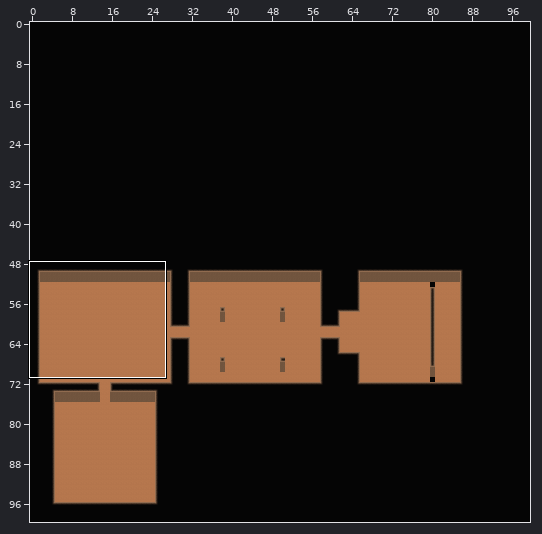
Level history. Tiled map: Workfiles/Map/ld33.tmx. Above: a wide view before the commit, with the close-up outlined.
Close-up. First the earlier version:
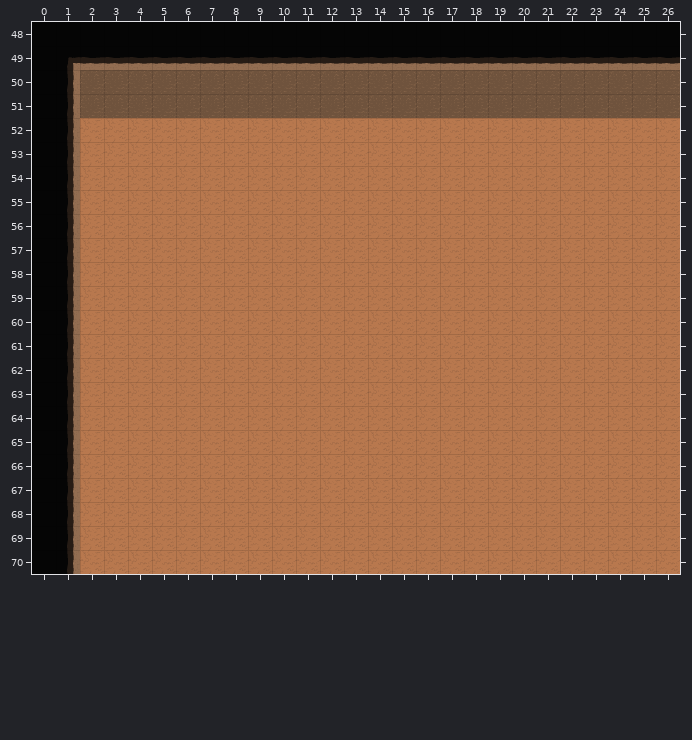
Cells are 64x64 px. Shown: x 0..26, y 48..70. The commit also changed other parts of the map, which this record leaves out.
And afterwards:
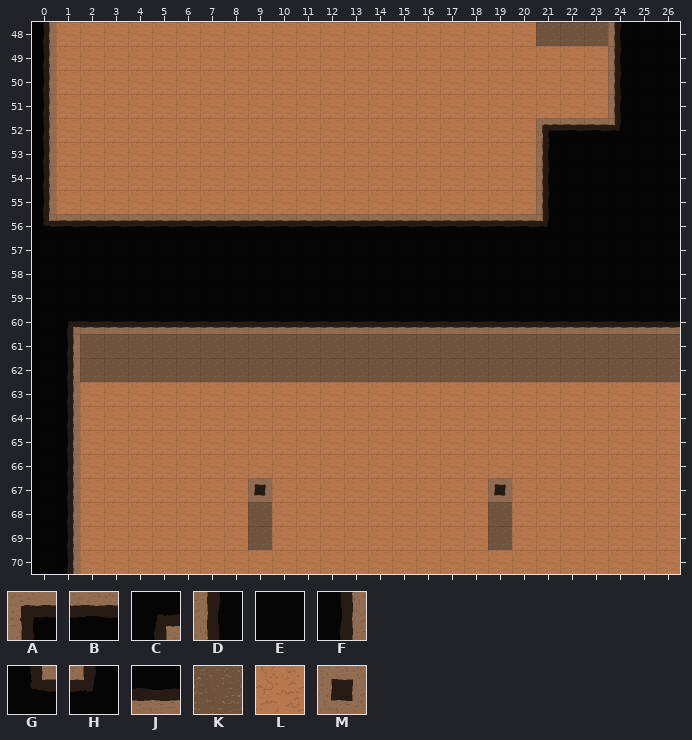
Key: from "tilesetLD33": A 8, B 9, C 11, D 16, E 17, F 18, G 19, H 20, J 25, K 32, L 34, M 40.
_ is an empty cell, . an unchanged one.
From old to new:
--- layer "Calque de Tile 1"
@@ x 0..26 @@
-48 EEEEEEEEEEEEEEEEEEEEEEEEE..
-49 ECJJJJJJJJJJJJJJJJJJJJJJJJJ
-50 EFKKKKKKKKKKKKKKKKKKKKKKKKK
-51 EFKKKKKKKKKKKKKKKKKKKKKKKKK
-52 EF...................LLLLLL
-53 EF...................LLLLLL
-54 EF...................LLLLLL
-55 EF...................LLLLLL
-56 EFLLLLLLLLLLLLLLLLLLLLLLLLL
-57 .FLLLLLLLLLLLLLLLLLLLLLLLLL
-58 .FLLLLLLLLLLLLLLLLLLLLLLLLL
-59 .FLLLLLLLLLLLLLLLLLLLLLLLLL
-60 .FLLLLLLLLLLLLLLLLLLLLLLLLL
-61 ..LLLLLLLLLLLLLLLLLLLLLLLLL
-62 ..LLLLLLLLLLLLLLLLLLLLLLLLL
+48 FLLLLLLLLLLLLLLLLLLLLKKKD..
+49 FLLLLLLLLLLLLLLLLLLLLLLLDEE
+50 FLLLLLLLLLLLLLLLLLLLLLLLDEE
+51 FLLLLLLLLLLLLLLLLLLLLLLLDEE
+52 FL...................ABBHEE
+53 FL...................DEEEEE
+54 FL...................DEEEEE
+55 FL...................DEEEEE
+56 GBBBBBBBBBBBBBBBBBBBBHEEEEE
+57 .EEEEEEEEEEEEEEEEEEEEEEEEEE
+58 .EEEEEEEEEEEEEEEEEEEEEEEEEE
+59 .EEEEEEEEEEEEEEEEEEEEEEEEEE
+60 .CJJJJJJJJJJJJJJJJJJJJJJJJJ
+61 ..KKKKKKKKKKKKKKKKKKKKKKKKK
+62 ..KKKKKKKKKKKKKKKKKKKKKKKKK
@@ x 9..19 @@
-67 L.........L
-68 L.........L
-69 L.........L
+67 M.........M
+68 K.........K
+69 K.........K
